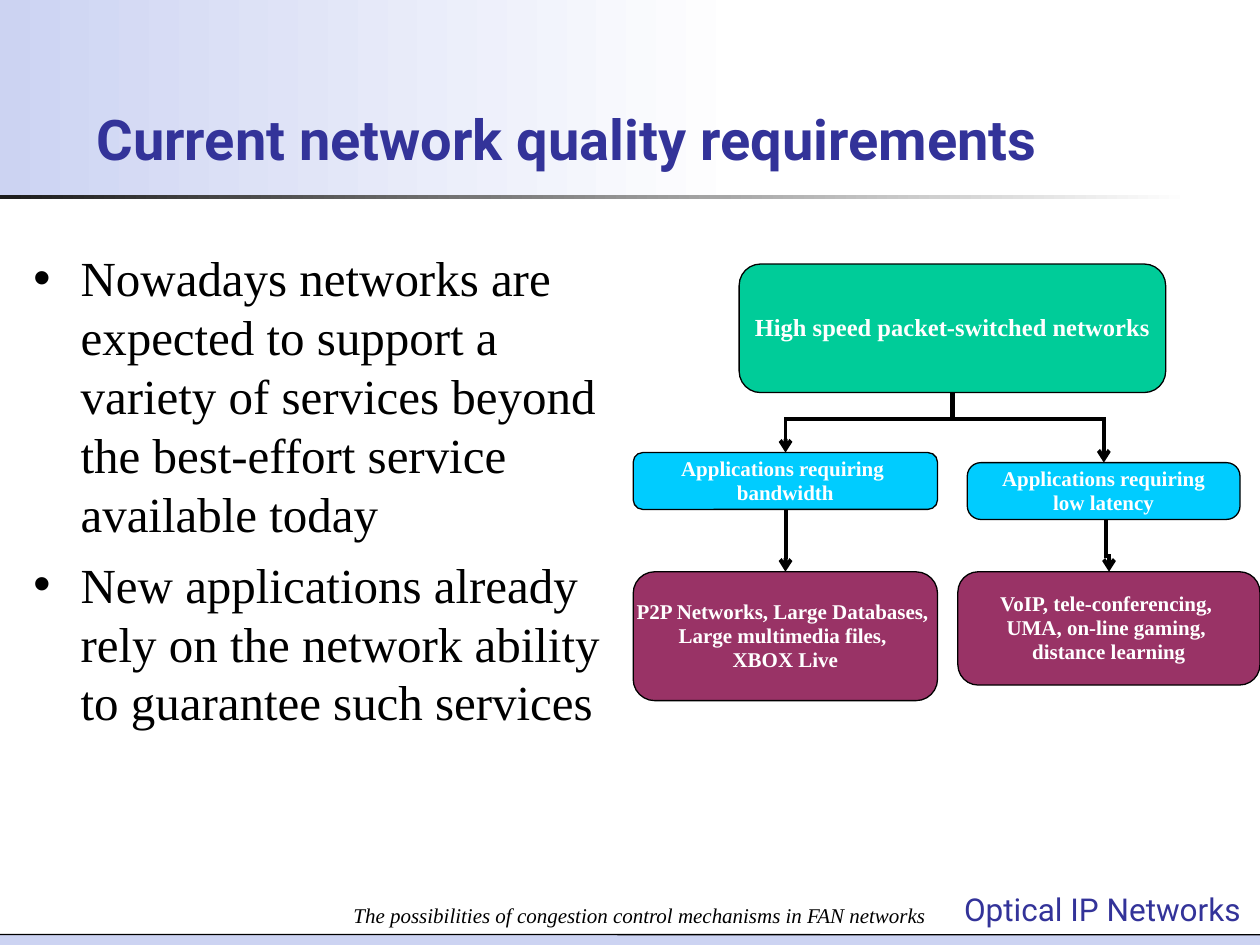
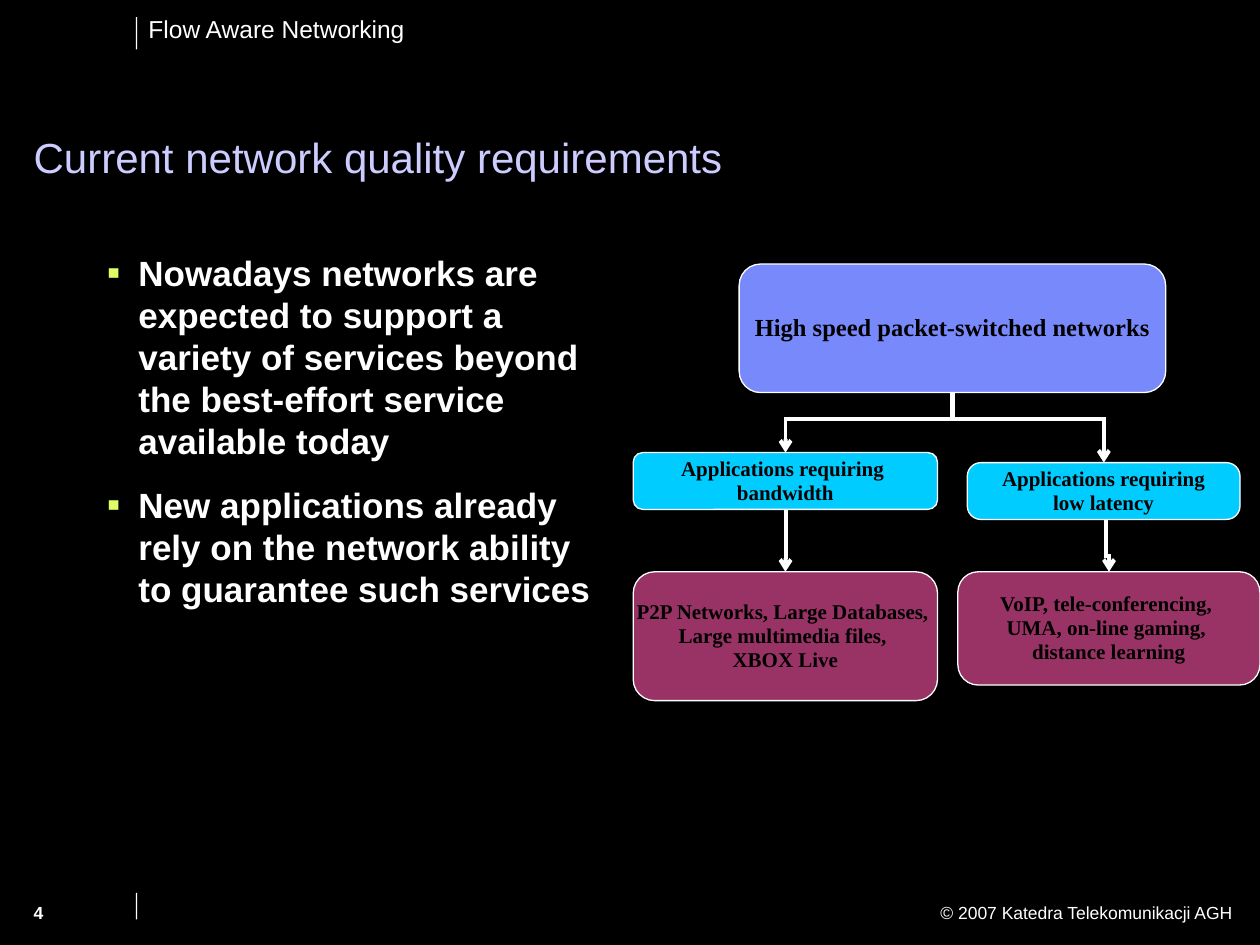
Before and after one commit to jpalider/fansimulator, a slide deck: slide 4 of seminarium/Optical IP Networks - FAN presentation_Q.ppt (slide 1 before the commit). Drawn at 1260x945 pixels with LibreOffice and Linux fonts; fonts in the diff are those of the drawing; background and template pictures are left out. Boxes give left, top, right and bottom in pixels: in the first picture for what was removed or moved away, otherwise in the second. Text is boxed around its words. In the diff, an @@ line names an element or a change of style, - is before the commit and + after.

```diff
--- a/seminarium/Optical IP Networks - FAN presentation_Q.ppt
+++ b/seminarium/Optical IP Networks - FAN presentation_Q.ppt
@@ background #FFFFFF to #000000 @@
@@ rectangle removed at <box>0,0,746,199</box> @@
@@ line added from (136, 18) to (136, 49), #FFFFFF 0.74 pt @@
@@ text added at <box>148,20,405,43</box>, 14 pt, text #FFFFFF @@
+Flow Aware Networking
@@ title "Current network quality requirements": place and size @@
-title "Current network quality requirements" at <box>96,118,1036,172</box>
+title "Current network quality requirements" at <box>34,142,722,181</box>
@@ title "Current network quality requirements" at <box>34,142,722,181</box>: size 32 to 24 pt, font Roboto to Arial, text colour #333399 to #CCCCFF, bold off; line spacing 1.01 to 0.9 @@
@@ rectangle removed at <box>0,195,1191,200</box> @@
@@ text "Nowadays networks are expected to ...": place and size @@
-text "Nowadays networks are expected to ..." at <box>81,262,600,730</box>
+text "Nowadays networks are expected to ..." at <box>138,260,590,609</box>
@@ text "Nowadays networks are expected to ..." at <box>138,260,590,609</box>: size 28 to 20 pt, font Times New Roman to Arial, text colour #000000 to #FFFFFF, bold on; bullet • to ▪; more space between paragraphs; bullet colour #000000 to #DFFF66 @@
@@ rounded rectangle "High speed packet-switched networks" at <box>740,265,1167,393</box>: text colour #FFFFFF to #000000; fill #00CC99 to #7889FB; outline #000000 0.74 pt to #FFFFFF 0.74 pt @@
@@ elbow arrow (785, 452) - (953, 393): stroke #000000 2.24 pt to #FFFFFF 2.24 pt @@
@@ elbow arrow (1104, 462) - (953, 393): stroke #000000 2.24 pt to #FFFFFF 2.24 pt @@
@@ elbow arrow (1109, 572) - (1106, 472): stroke #000000 2.24 pt to #FFFFFF 2.24 pt @@
@@ elbow arrow (785, 572) - (785, 509): stroke #000000 2.24 pt to #FFFFFF 2.24 pt @@
@@ text colour #FFFFFF to #000000; outline #000000 0.74 pt to #FFFFFF 0.74 pt in 4 elements at <box>634,452,937,509</box>, <box>968,462,1240,519</box>, <box>958,572,1260,685</box>, <box>634,572,937,701</box> @@
@@ line added from (136, 893) to (136, 920), #FFFFFF 0.74 pt @@
@@ text removed at <box>964,897,1241,928</box> @@
-Optical IP Networks
@@ page number added at <box>34,907,44,919</box>, 10 pt, text #FFFFFF, bold @@
+4
@@ text removed at <box>353,908,925,928</box> @@
-The possibilities of congestion control mechanisms in FAN networks
@@ text added at <box>958,906,1232,923</box>, 10 pt, text #FFFFFF @@
+© 2007 Katedra Telekomunikacji AGH
@@ rectangle removed at <box>0,935,1260,945</box> @@
@@ line removed from (0, 935) to (1260, 935) @@
```
Also in this commit, not shown: 9 other slides changed, 13 slides added, 3 slides removed.
